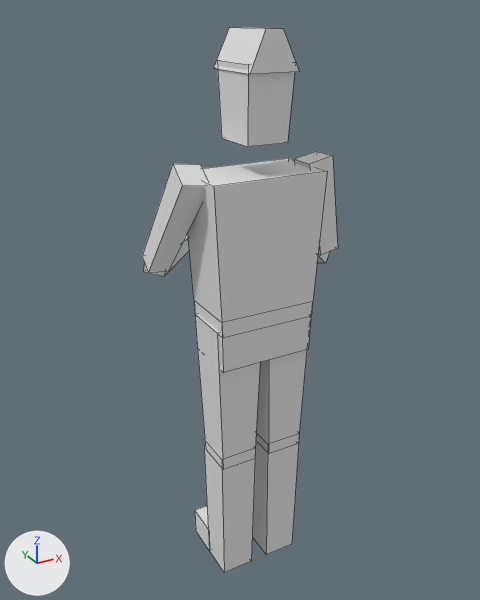
A saved change to the OBJ model Samples/demo - first person shooter/models/scientf.obj.
The view is the same before and after, from a camera (50 mm lens) standing at (-64.8, -112.0, 125.1) and looking at (4.2, 13.4, 62.3). Arrows for +X, +Y and +Z are at lower left; the lights stay in place. The older version comes first. Mesh edges are drawn as thin lines. Materials are left out; every surface is plain grey. Where no turn or scale is listed for an object, it has been applied to the vertices. Vertices at exactly the same position are counted once.

In view in the first picture: 'scientf'.
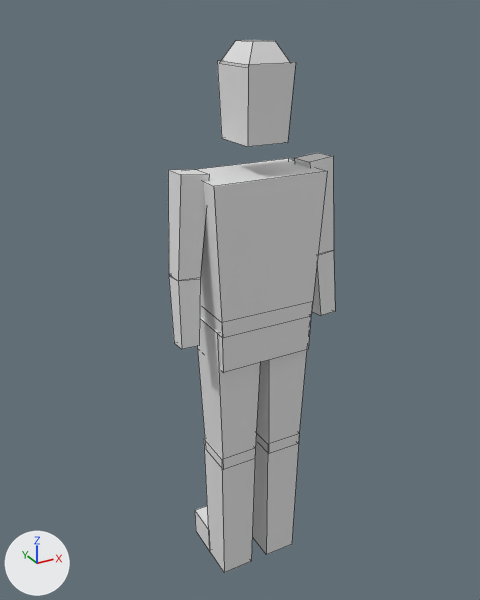
The change, as a list of edits to the scene's bpy script:
```text
Change me_scientf:
    used by ob_scientf; location = (0.0, 0.0, 0.0)
    remove me_scientf.from_pydata(...)  # 112 vertices, 73 faces; spans x -19.3..20.6, y -7.0..36.2, z 0.0..121.8
    add me_scientf.from_pydata(...)  # 112 vertices, 73 faces; spans x -18.6..18.6, y -7.0..12.2, z 0.0..119.6
    me_scientf part 1: the loose piece of 8 vertices spanning x 11.0..19.8, y -2.9..2.9, z 76.5..97.7 is multiplied about its middle by the matrix ((0.987, 0.004, 0.086), (-0.007, 0.99, 0.036), (-0.086, -0.036, 0.987)), then moved by (-0.7, -0.3, 0.0)
    me_scientf part 2: 24 of 112 vertices moved; they spanned x -19.3..5.1, y -7.0..36.2, z 69.9..121.8 and now span x -18.6..4.6, y -5.5..5.5, z 62.7..119.6; mean shift (-2.6, -10.3, -1.2); largest move (2.1, 33.8, 69.9) -> (-18.6, -4.2, 63.3)
    me_scientf part 3
    me_scientf.vertices[56].co: (17.4, 1.0, 80.0) -> (13.7, 1.6, 76.6)
    me_scientf.vertices[57].co: (20.6, 1.0, 76.8) -> (18.2, 1.6, 76.8)
    me_scientf.vertices[58].co: (14.3, 18.4, 71.0) -> (18.6, -0.4, 62.9)
    me_scientf.vertices[59].co: (11.6, 18.4, 73.7) -> (14.8, -0.4, 62.7)  # not seen -> pixel (311, 311)
    me_scientf.vertices[60].co: (17.7, -1.0, 73.9) -> (18.2, -2.9, 77.3)  # pixel (325, 263) -> pixel (333, 250)
    me_scientf.vertices[61].co: (11.8, 16.8, 68.5) -> (18.6, -4.2, 63.3)  # not seen -> pixel (335, 311)
    me_scientf.vertices[62].co: (14.5, -1.0, 77.1) -> (13.6, -2.9, 77.1)
    me_scientf.vertices[63].co: (9.1, 16.8, 71.2) -> (14.8, -4.2, 63.1)  # not seen -> pixel (320, 315)
```

Pixel boxes [x1, y1, x2, y2] of what changed, in the pictures (480 x 600 px; the box of a moved part takes in the faces that stretch with it):
'scientf', reshaped (15% narrower): before [142, 27, 338, 573]; after [168, 40, 335, 573]
part 1 of me_scientf, moved or reshaped: before [294, 151, 338, 255]; after [294, 153, 334, 255]
part 2 of me_scientf, moved or reshaped: before [142, 27, 299, 276]; after [168, 40, 290, 349]
part 3 of me_scientf, moved or reshaped (mostly hidden before): before [317, 251, 330, 263]; after [312, 251, 335, 315]
